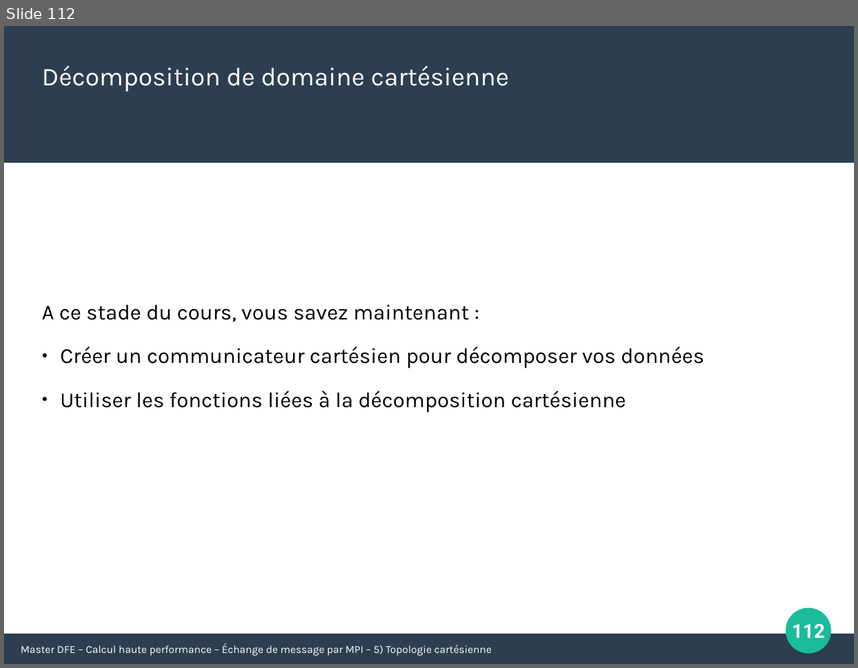
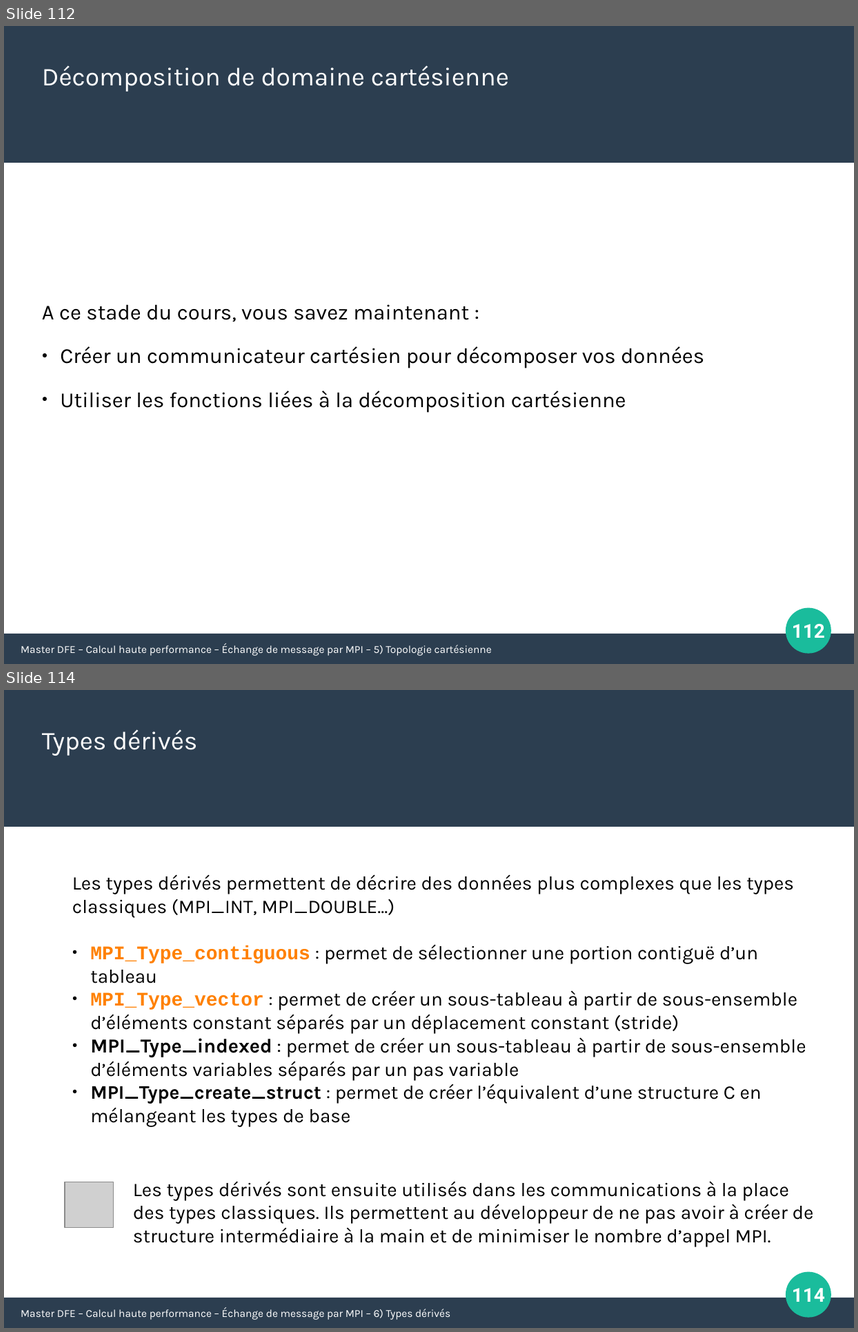
Before and after one commit to Maison-de-la-Simulation/HPC-DFE-Paris-Saclay, a slide deck: support/MPI.odp. Shown one above the other, each under a label of ours: slide 112 before the commit, slides 112 and 114 after it; the slides between them are not shown. The pictures are 858x668 and 858x1332 pixels, drawn with LibreOffice and Linux fonts; fonts in the diff are those of the drawing; grey boxes stand for pictures. Boxes give left, top, right and bottom in pixels: in the first picture for what was removed or moved away, otherwise in the second. Text is boxed around its words. In the diff, an @@ line names an element or a change of style, - is before the commit and + after.

Commit message:
update of the MPI slides

```diff
--- a/support/MPI.odp
+++ b/support/MPI.odp
@@ slide 114 added at (4,690,854,1328), background #FFFFFF; not listed: 3 template elements that a slide beside it also shows @@
@@ text added at (42,729,197,756), 24 pt, text #FFFFFF @@
+Types dérivés
@@ text added at (72,874,806,1126), 18 pt, text #000000 @@
+Les types dérivés permettent de décrire des données plus complexes que les types classiques (MPI_INT, MPI_DOUBLE...)
+● MPI_Type_contiguous : permet de sélectionner une portion contiguë d’un tableau
+● MPI_Type_vector : permet de créer un sous-tableau à partir de sous-ensemble d’éléments constant séparés par un déplacement constant (stride)
+● MPI_Type_indexed : permet de créer un sous-tableau à partir de sous-ensemble d’éléments variables séparés par un pas variable
+● MPI_Type_create_struct : permet de créer l’équivalent d’une structure C en mélangeant les types de base
@@ picture added at (65,1182,114,1228) @@
@@ text added at (133,1181,814,1246), 18 pt, text #000000 @@
+Les types dérivés sont ensuite utilisés dans les communications à la place des types classiques. Ils permettent au développeur de ne pas avoir à créer de structure intermédiaire à la main et de minimiser le nombre d’appel MPI.
@@ page number added at (792,1288,825,1301), 18 pt, text #FFFFFF, bold @@
+114
@@ text added at (21,1308,450,1319), 10 pt, text #FFFFFF @@
+Master DFE – Calcul haute performance – Échange de message par MPI – 6) Types dérivés
```
Also in this commit, not shown: 8 other slides added, 2 other files.
